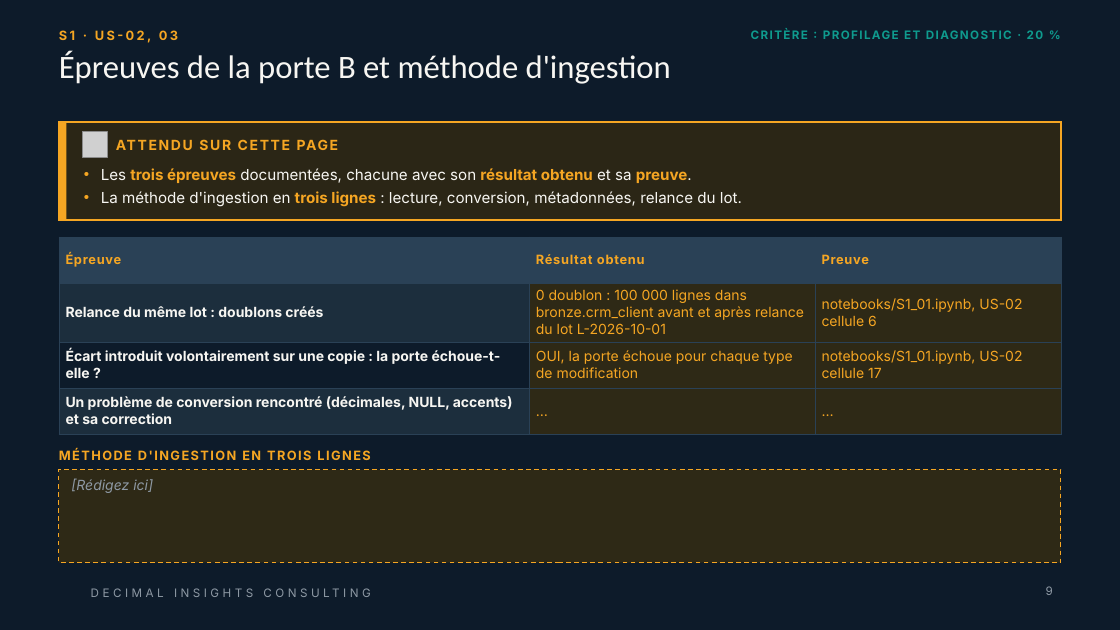
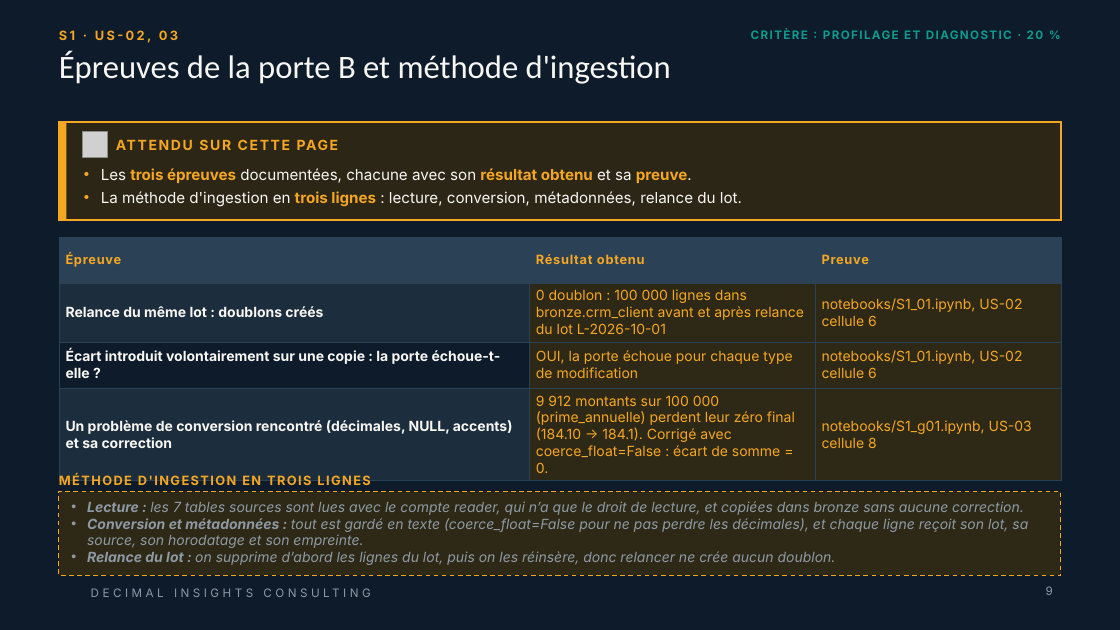
Before and after one commit to Samii05/td-qualite-g01, a slide deck: slide 9 of livrables/Livrable_Groupe_TD_AssurConnect.pptx. Drawn at 1120x630 pixels with LibreOffice and Linux fonts; fonts in the diff are those of the drawing; grey boxes stand for pictures; background and template pictures are left out. Boxes give left, top, right and bottom in pixels: in the first picture for what was removed or moved away, otherwise in the second. Text is boxed around its words. In the diff, an @@ line names an element or a change of style, - is before the commit and + after.

Commit message:
S1: méthode d'ingestion et épreuve de conversion des décimales (US-02-03)

```diff
--- a/livrables/Livrable_Groupe_TD_AssurConnect.pptx
+++ b/livrables/Livrable_Groupe_TD_AssurConnect.pptx
@@ table at box(59, 237, 1061, 477) @@
-row 3, column 3: notebooks/S1_01.ipynb, US-02 cellule 17
+row 3, column 3: notebooks/S1_01.ipynb, US-02 cellule 6
-row 4, column 2: …
+row 4, column 2: 9 912 montants sur 100 000 (prime_annuelle) perdent leur zéro final (184.10 → 184.1). Corrigé avec coerce_float=False : écart de somme = 0.
-row 4, column 3: …
+row 4, column 3: notebooks/S1_g01.ipynb, US-03 cellule 8
@@ text "MÉTHODE D'INGESTION EN TROIS LIGNES": place and size @@
-text "MÉTHODE D'INGESTION EN TROIS LIGNES" at box(59, 449, 370, 460)
+text "MÉTHODE D'INGESTION EN TROIS LIGNES" at box(59, 474, 370, 485)
@@ rectangle "Lecture : les 7 tables ...": place and size @@
-rectangle "Lecture : les 7 tables ..." at box(59, 470, 1061, 563)
+rectangle "Lecture : les 7 tables ..." at box(59, 492, 1061, 576)
@@ text in rectangle at box(87, 501, 1028, 565): text changed @@
-[Rédigez ici]
+• Lecture : les 7 tables sources sont lues avec le compte reader, qui n’a que le droit de lecture, et copiées dans bronze sans aucune correction.
+• Conversion et métadonnées : tout est gardé en texte (coerce_float=False pour ne pas perdre les décimales), et chaque ligne reçoit son lot, sa source, son horodatage et son empreinte.
+• Relance du lot : on supprime d’abord les lignes du lot, puis on les réinsère, donc relancer ne crée aucun doublon.
```
Also in this commit, not shown: 1 other slide changed, 1 other file.
